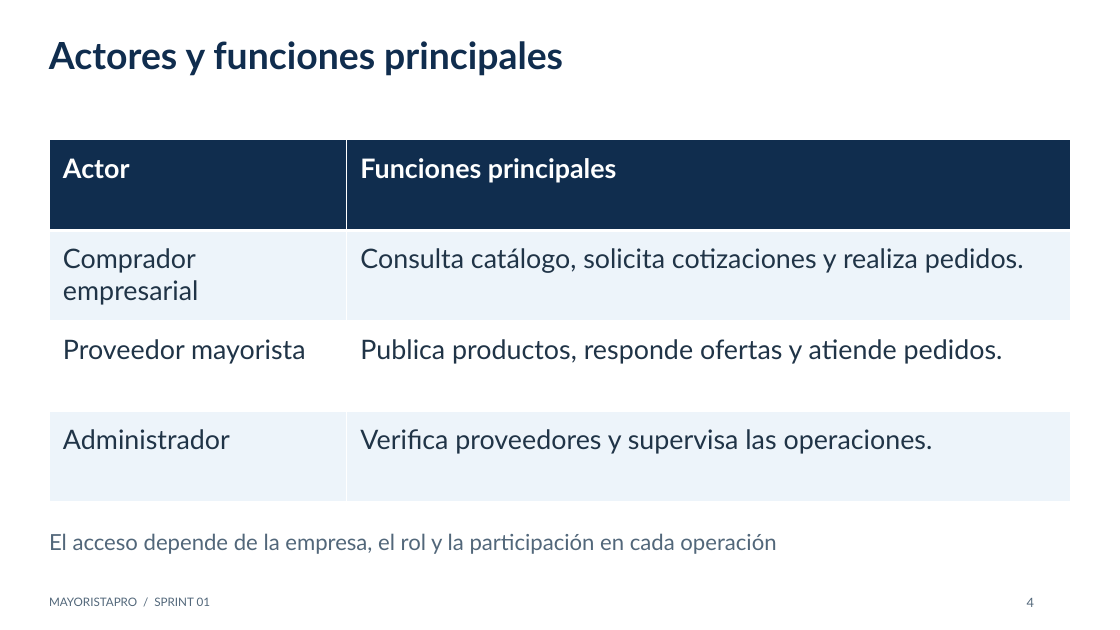
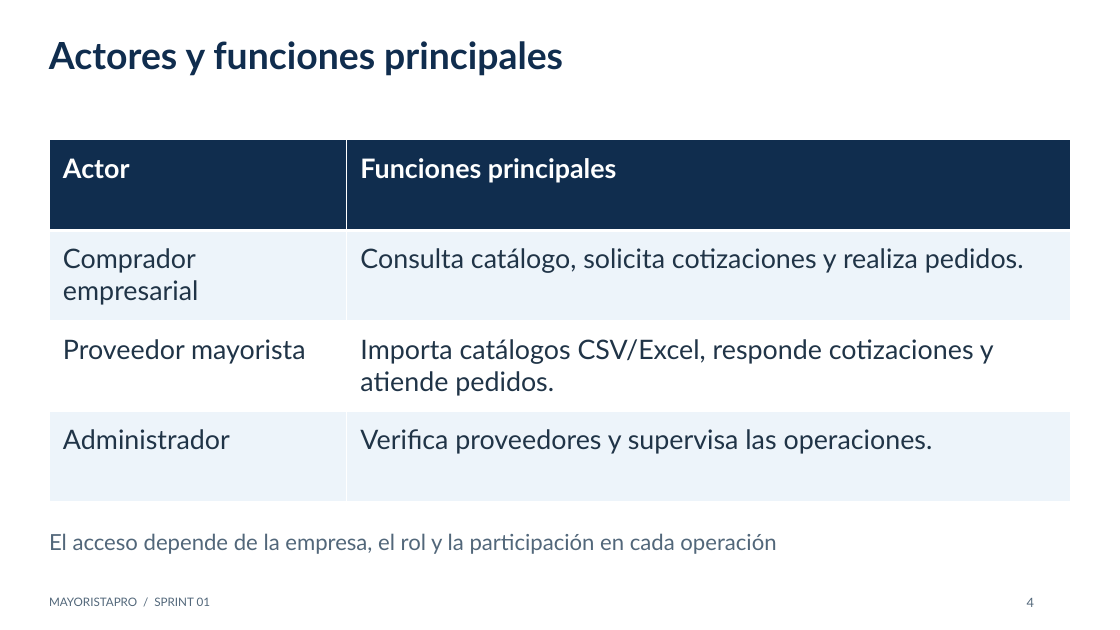
Before and after one commit to Yeltsin-MC/MayoristaPro-B2B-ArquitSoft, a slide deck: slide 4 of presentaciones/MayoristaPro-Sprint-01-tecnologias.pptx. Drawn at 1120x630 pixels with LibreOffice and Linux fonts; fonts in the diff are those of the drawing. Boxes give left, top, right and bottom in pixels: in the first picture for what was removed or moved away, otherwise in the second. Text is boxed around its words. In the diff, an @@ line names an element or a change of style, - is before the commit and + after.

```diff
--- a/presentaciones/MayoristaPro-Sprint-01-tecnologias.pptx
+++ b/presentaciones/MayoristaPro-Sprint-01-tecnologias.pptx
@@ table at (x1=49, y1=140, x2=1070, y2=502) @@
-row 3, column 2: Publica productos, responde ofertas y atiende pedidos.
+row 3, column 2: Importa catálogos CSV/Excel, responde cotizaciones y atiende pedidos.
```
Also in this commit, not shown: 13 other slides changed, 1 slide added, 15 other files.
